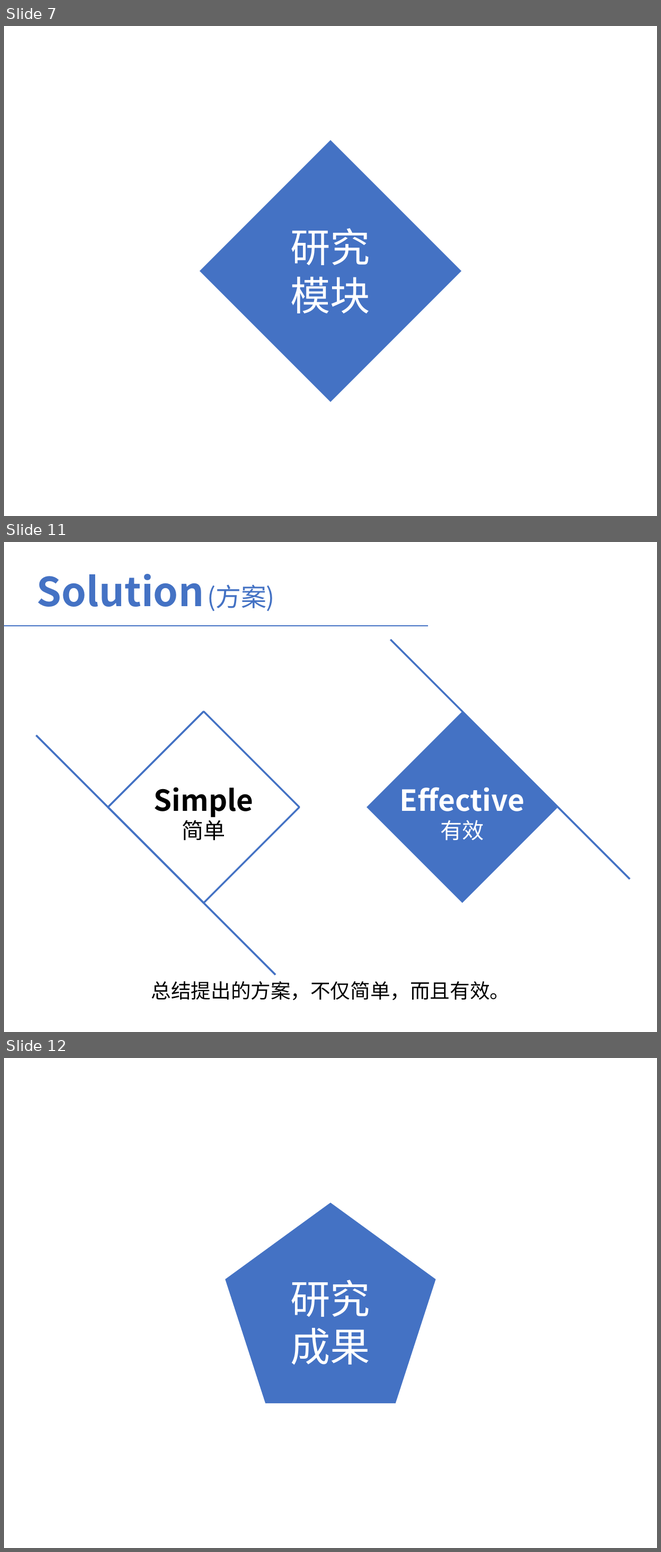
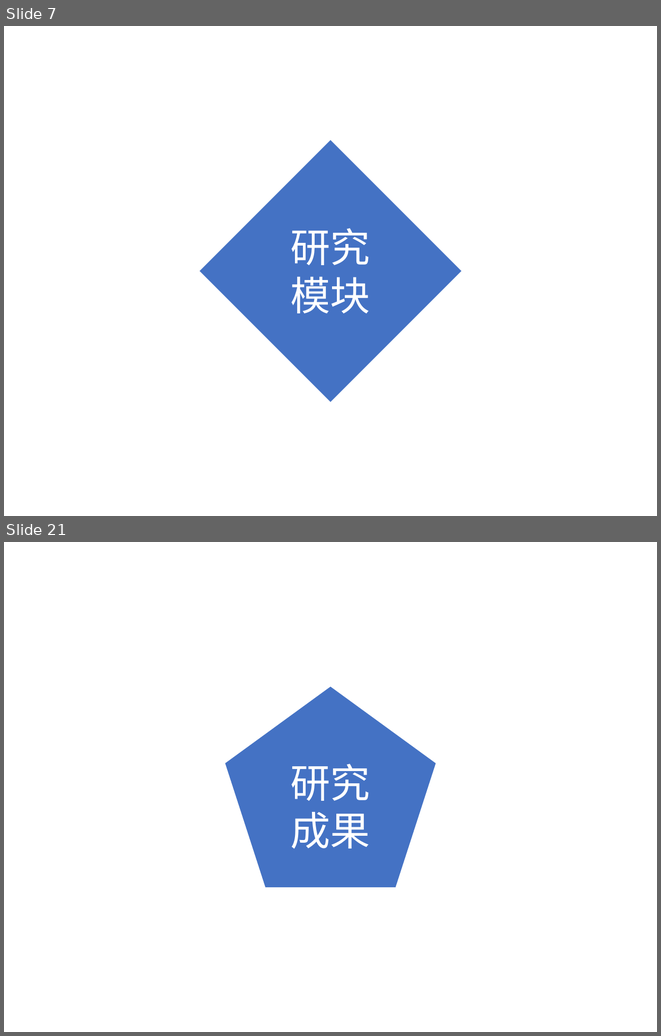
Before and after one commit to LauraCaiMin/JavaCode, a slide deck: 基于视频分析的森林烟火识别算法研究-蔡敏.pptx. Shown one above the other, each under a label of ours: slides 7, 11 and 12 before the commit, slides 7 and 21 after it; the slides between them are not shown. The pictures are 661x1552 and 661x1036 pixels, drawn with LibreOffice and Linux fonts; fonts in the diff are those of the drawing. Boxes give left, top, right and bottom in pixels: in the first picture for what was removed or moved away, otherwise in the second. Text is boxed around its words. In the diff, an @@ line names an element or a change of style, - is before the commit and + after.

```diff
--- a/基于视频分析的森林烟火识别算法研究-蔡敏.pptx
+++ b/基于视频分析的森林烟火识别算法研究-蔡敏.pptx
@@ slide 11 removed at (x1=4, y1=542, x2=657, y2=1032), background #FFFFFF @@
@@ text removed at (x1=37, y1=574, x2=275, y2=611) @@
-Solution (方案)
@@ line removed from (4, 626) to (429, 626) @@
@@ line removed from (390, 640) to (629, 879) @@
@@ rectangle removed at (x1=108, y1=711, x2=299, y2=902) @@
@@ rectangle removed at (x1=367, y1=711, x2=558, y2=902) @@
@@ line removed from (36, 735) to (276, 974) @@
@@ text removed at (x1=154, y1=787, x2=254, y2=840) @@
-Simple
-简单
@@ text removed at (x1=400, y1=787, x2=524, y2=840) @@
-Effective
-有效
@@ text removed at (x1=151, y1=981, x2=510, y2=1000) @@
-总结提出的方案，不仅简单，而且有效。
@@ what was slide 12 is now slide 21 @@
```
Also in this commit, not shown: 2 slides changed, 12 slides added, 2 other slides removed.
